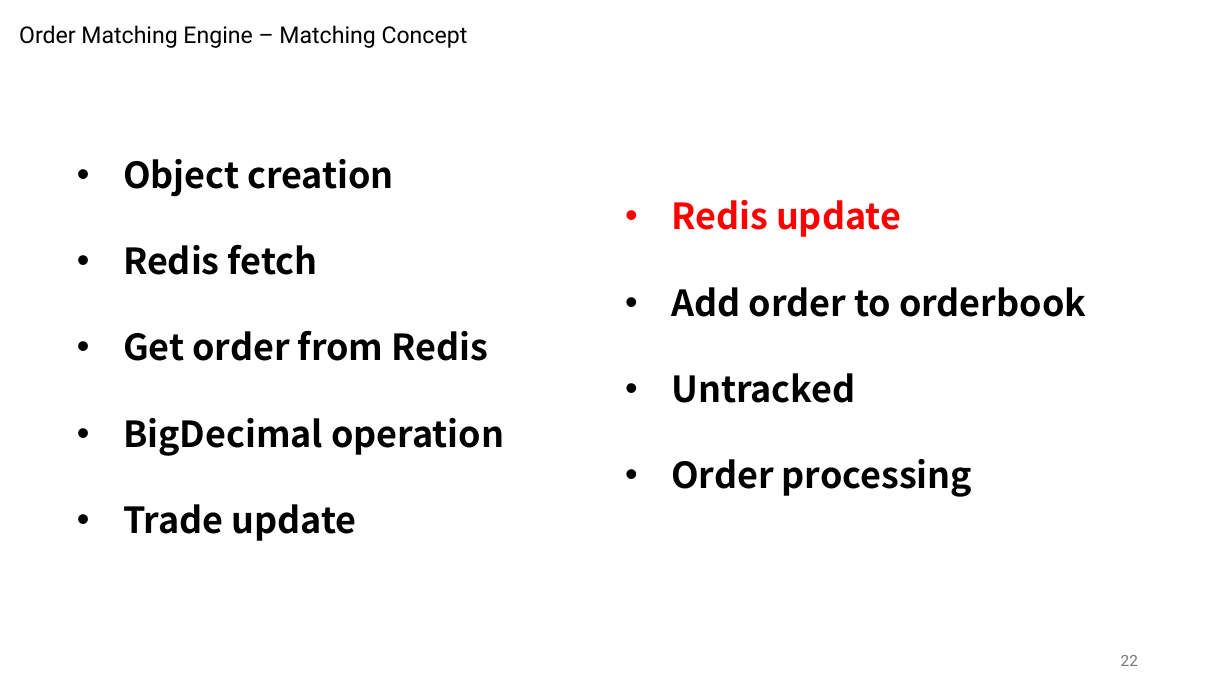
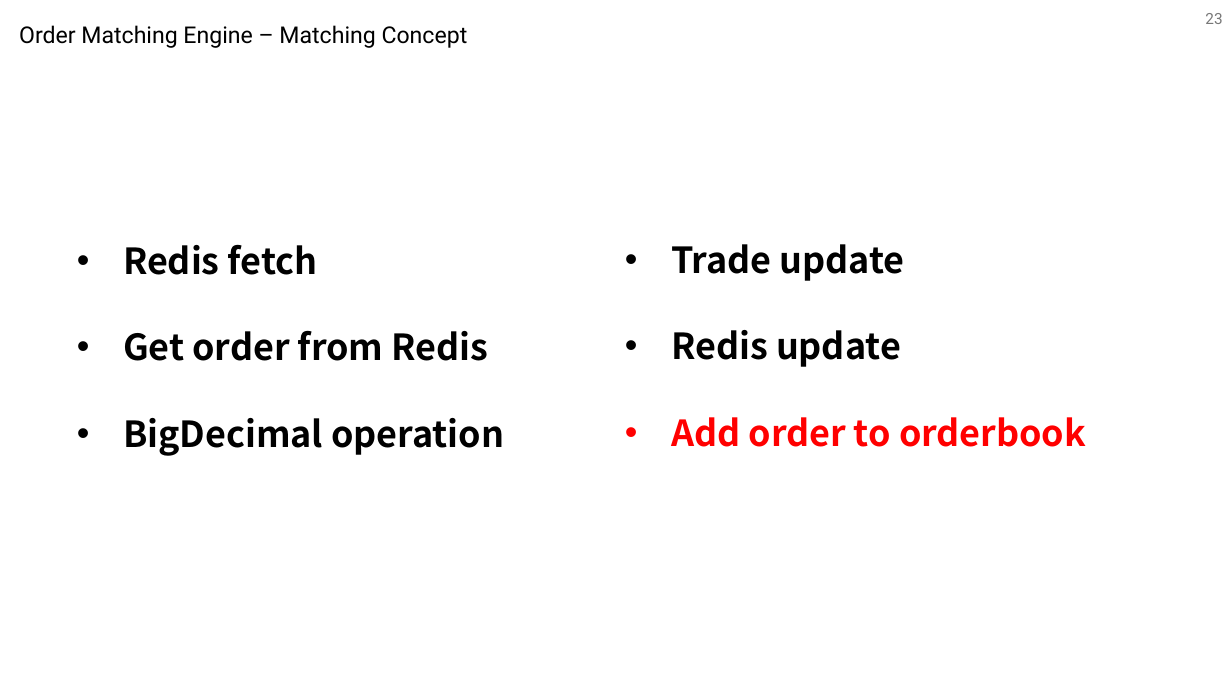
Before and after one commit to TerryChengTW/Dc3n, a slide deck: slide 23 of matching.pptx (slide 22 before the commit). Drawn at 1232x693 pixels with LibreOffice and Linux fonts; fonts in the diff are those of the drawing. Boxes give left, top, right and bottom in pixels: in the first picture for what was removed or moved away, otherwise in the second. Text is boxed around its words. In the diff, an @@ line names an element or a change of style, - is before the commit and + after.

```diff
--- a/matching.pptx
+++ b/matching.pptx
@@ page number added at [1205, 13, 1222, 24], 12 pt, text #797979 @@
+23
@@ text at [123, 159, 394, 197]: paragraph removed @@
-• Object creation
@@ text "Redis fetch": place and size @@
-text "Redis fetch" at [123, 159, 504, 541]
+text "Redis fetch" at [123, 245, 504, 456]
@@ text "Trade update": place and size @@
-text "Trade update" at [671, 200, 1086, 497]
+text "Trade update" at [671, 244, 1086, 447]
@@ text at [671, 244, 905, 281]: paragraph added @@
+• Trade update
@@ text at [671, 330, 1086, 447]: text colour #FF0000 to #000000 in "Redis update"; text colour #000000 to #FF0000 in "Add order to orderbook" @@
@@ text at [671, 373, 972, 497]: paragraphs removed @@
-• Untracked
-• Order processing
@@ text at [123, 504, 357, 541]: paragraph removed @@
-• Trade update
@@ page number removed at [1121, 655, 1138, 666] @@
-22
```
Also in this commit, not shown: 37 other slides changed, 4 slides added, 5 slides removed, 4 other files.
